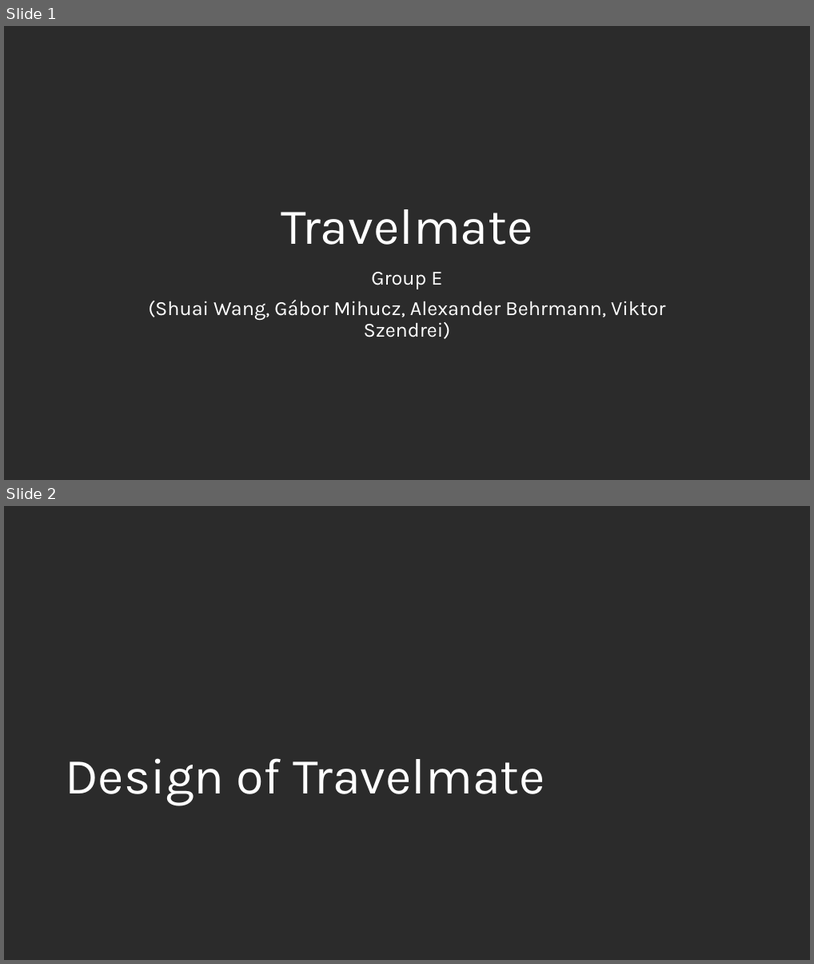
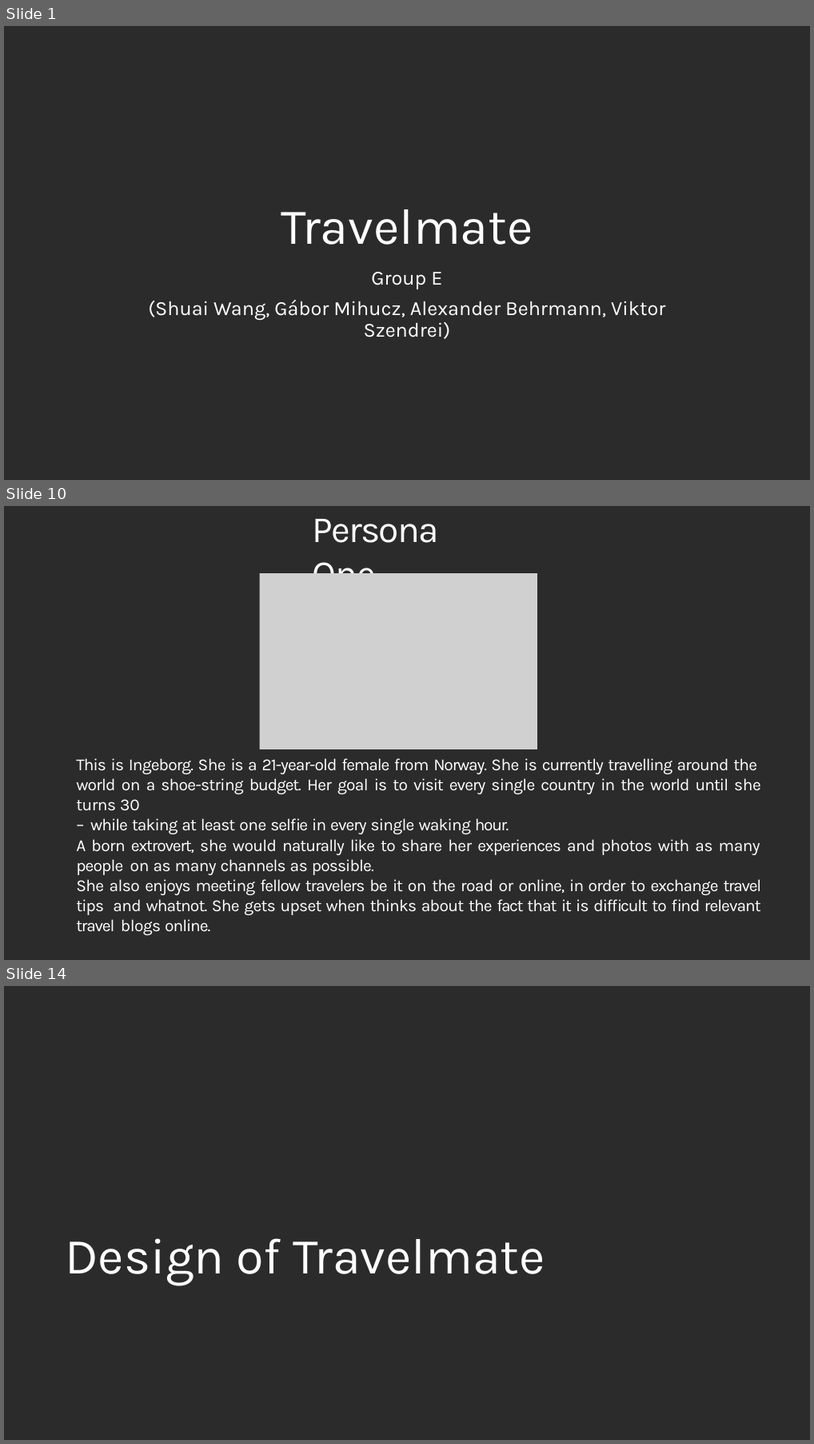
Before and after one commit to fmavb/travelmate, a slide deck: travelmate.pptx. Shown one above the other, each under a label of ours: slides 1 and 2 before the commit, slides 1, 10 and 14 after it; the slides between them are not shown. The pictures are 814x964 and 814x1444 pixels, drawn with LibreOffice and Linux fonts; fonts in the diff are those of the drawing; grey boxes stand for pictures; background and template pictures are left out; a plain dark background stands for a picture behind light text. Boxes give left, top, right and bottom in pixels: in the first picture for what was removed or moved away, otherwise in the second. Text is boxed around its words. In the diff, an @@ line names an element or a change of style, - is before the commit and + after.

```diff
--- a/travelmate.pptx
+++ b/travelmate.pptx
@@ slide 10 added at bbox=[4, 506, 810, 960], background picture (left out) @@
@@ title added at bbox=[313, 519, 439, 573], 44 pt, text #FFFFFF @@
+Persona One
@@ picture added at bbox=[260, 573, 538, 749] @@
@@ text added at bbox=[76, 758, 762, 915], 20 pt, text #FFFFFF @@
+This is Ingeborg. She is a 21-year-old female from Norway. She is currently travelling around the world on a shoe-string budget. Her goal is to visit every single country in the world until she turns 30
+– while taking at least one selfie in every single waking hour.
+A born extrovert, she would naturally like to share her experiences and photos with as many people on as many channels as possible.
+She also enjoys meeting fellow travelers be it on the road or online, in order to exchange travel tips and whatnot. She gets upset when thinks about the fact that it is difficult to find relevant travel blogs online.
@@ what was slide 2 is now slide 14 @@
```
Also in this commit, not shown: 12 other slides added, 1 slide removed.
